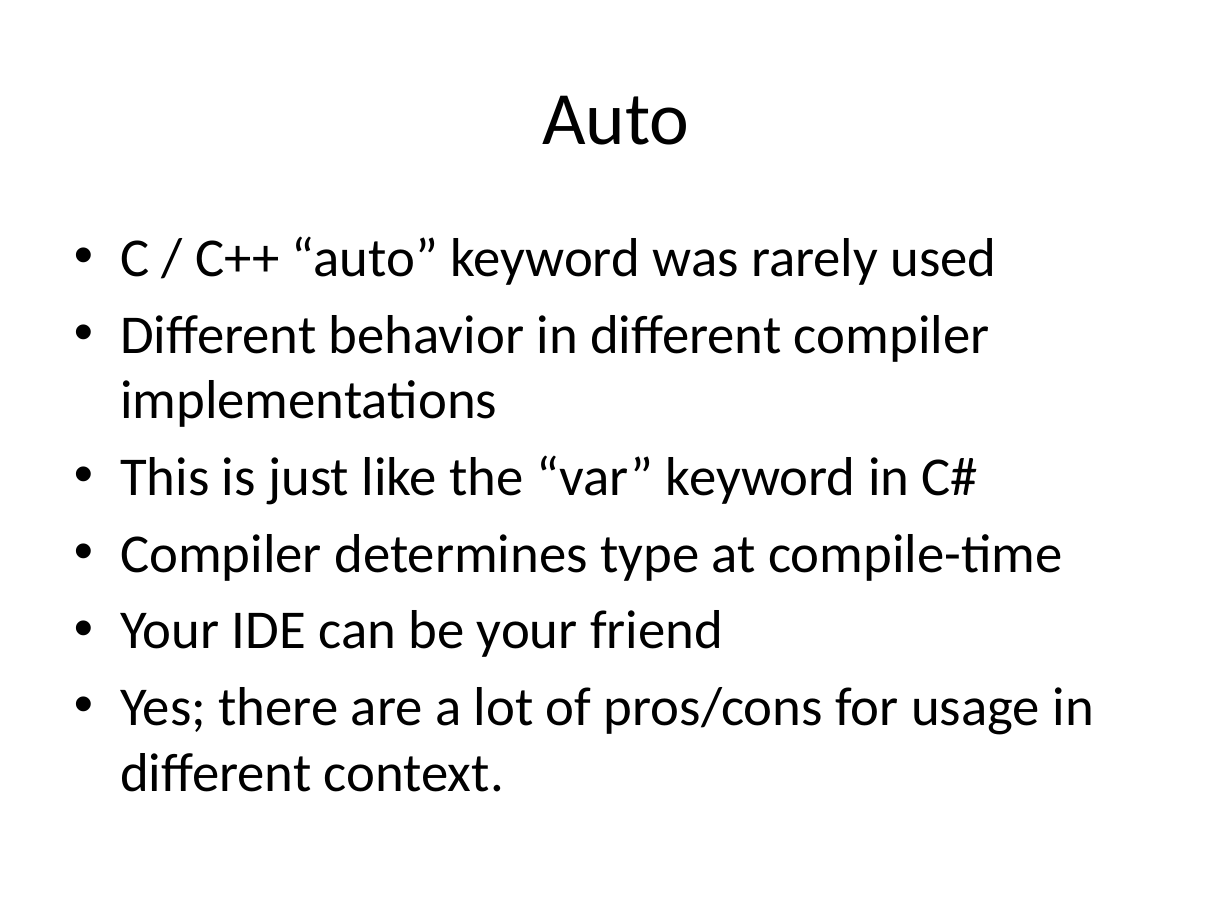
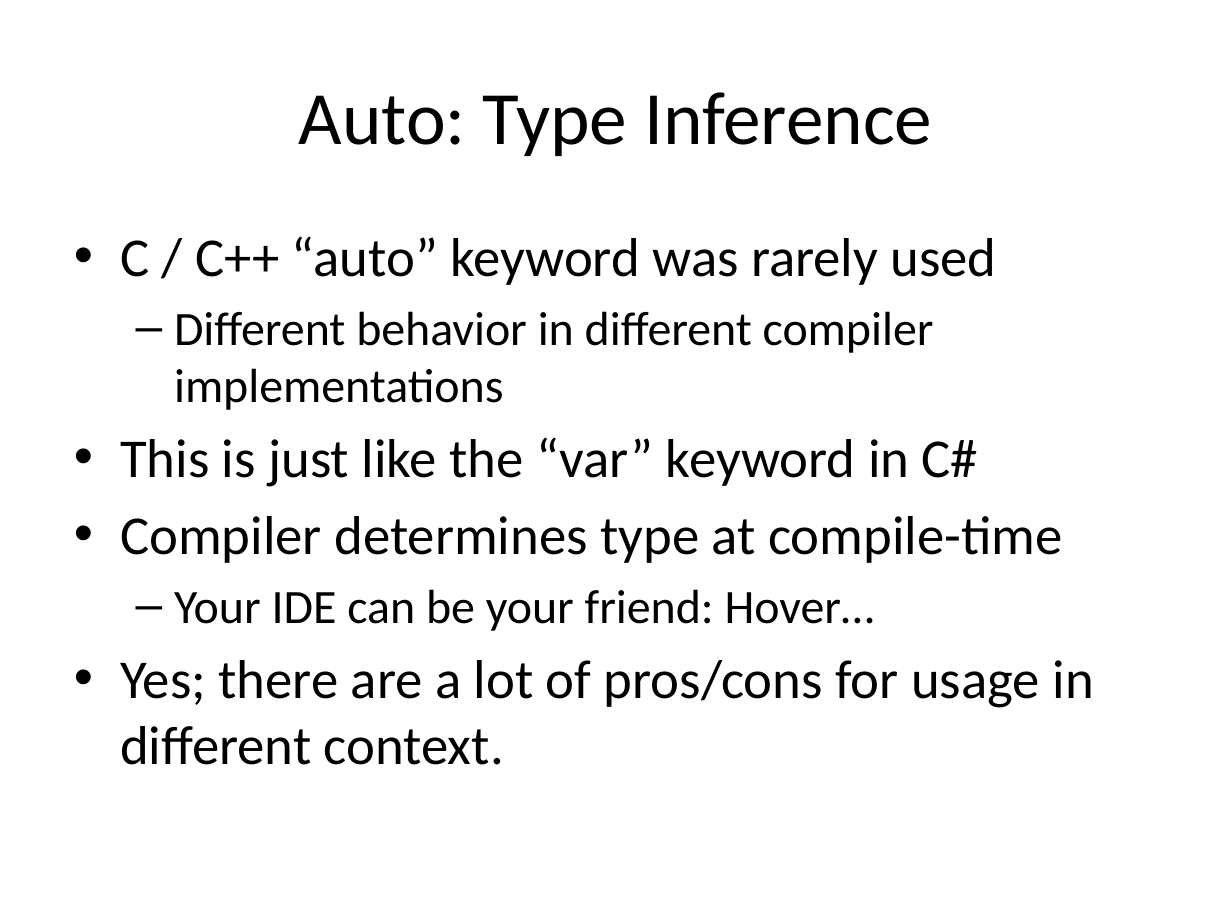
Before and after one commit to fellmad/FunWithCpp11, a slide deck: slide 50 of doc/Fun_with_C++11.pptx. Drawn at 1232x924 pixels with LibreOffice and Linux fonts; fonts in the diff are those of the drawing. Boxes give left, top, right and bottom in pixels: in the first picture for what was removed or moved away, otherwise in the second. Text is boxed around its words. In the diff, an @@ line names an element or a change of style, - is before the commit and + after.

Commit message:
pptx

```diff
--- a/doc/Fun_with_C++11.pptx
+++ b/doc/Fun_with_C++11.pptx
@@ title at (x1=299, y1=92, x2=932, y2=156): text changed @@
-Auto
+Auto: Type Inference
@@ text at (x1=174, y1=311, x2=934, y2=410): size 32 to 28 pt in "Different behavior in different compiler implementations"; bullet • to –; list level 1 to 2 in "Different behavior in different compiler ..." @@
@@ text at (x1=174, y1=589, x2=875, y2=631): text changed; size 32 to 28 pt @@
-• Your IDE can be your friend
+  – Your IDE can be your friend: Hover…
```
Also in this commit, not shown: 2 other slides changed.
